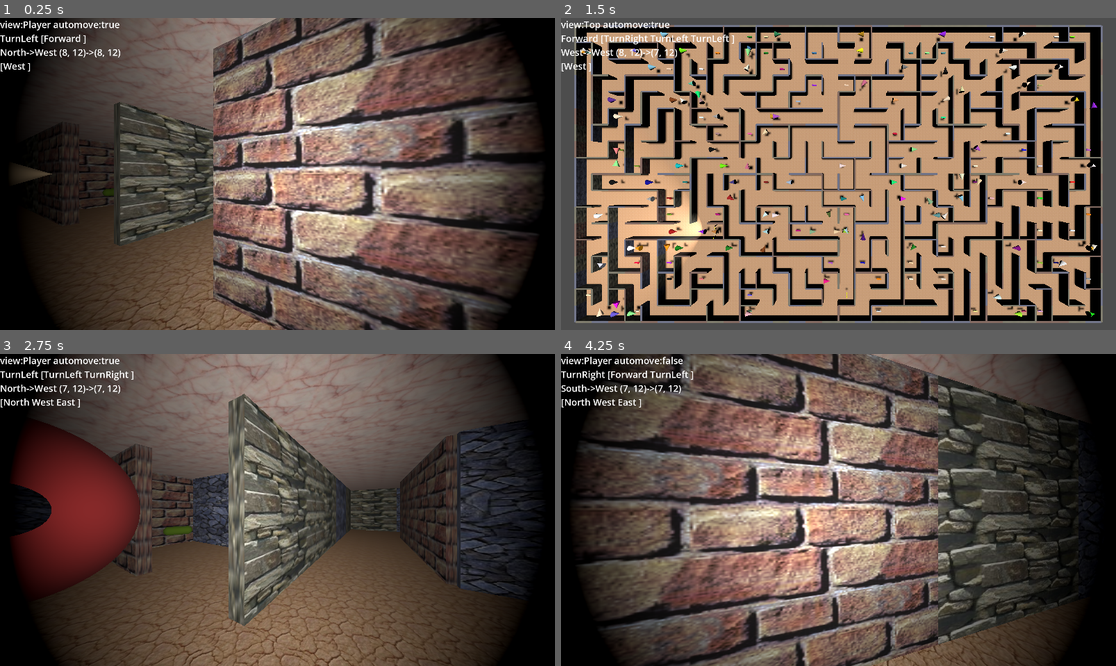
Above: before the commit, frames 1-4 (two rows, left to right).
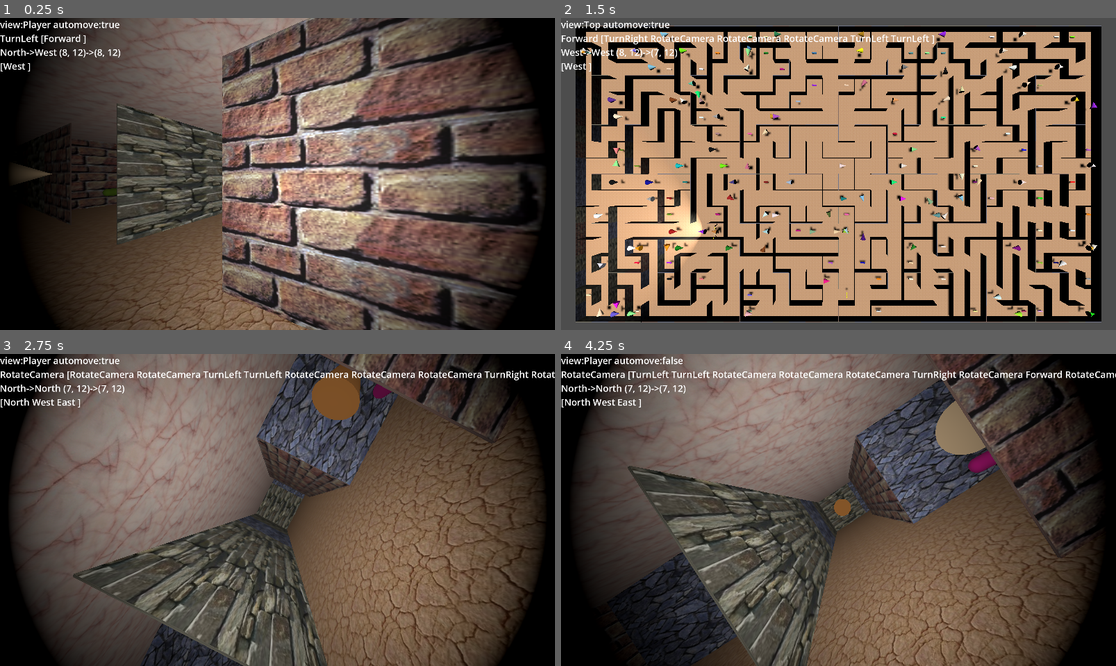
Above: after the commit, the same moments.

Repository: kasworld/gd4maze3d
Game: Godot game, scene res://main.tscn
Two runs of this game, one before a commit and one after it. Both use one fixed random seed, a clock stepped at 60 frames per second and the inputs below.
Inputs (mouse positions are in pixels of both pictures, inside the frame that each line leads up to):
- Up to frame 1 (0.25 s): no input
- Up to frame 2 (1.5 s): tap Enter at 0.5 s; move the mouse to (960, 158) at 0.52 s; hold Right 0.53-1.28 s; tap Space at 0.6, 0.77, 1.07 s; click (960, 158) at 0.67 s; move the mouse to (727, 189) at 1.27 s; hold Down from 1.28 s (still down); tap 1 at 1.35 s
- Up to frame 3 (2.75 s): tap Space at 1.52, 1.55, 1.82, 2.3 s; move the mouse to (333, 441) at 2.02 s; release Down at 2.03 s; hold Right from 2.03 s (still down); tap 2 at 2.1 s
- Up to frame 4 (4.25 s): move the mouse to (810, 572) at 2.77 s; release Right at 2.78 s; hold Up 2.78-3.53 s; tap 3 at 2.85 s; click (810, 572) at 2.92 s; tap Space at 3.02, 3.05, 3.32, 3.6, 3.77, 4.07 s; move the mouse to (1005, 556) at 3.52 s; hold Left from 3.53 s (still down)

The runs differ from the first frame. In frame 1, 33% of the frame differs, in the area x 9-98%, y 0-100%; in frame 2, 16%; in frame 3, 70%, in the area x 0-100%, y 0-100%; in frame 4, 65%.

Commit message:
add rotate camera

Diff:
--- a/character.gd
+++ b/character.gd
@@ -151,3 +151,6 @@
 		return lerp_angle(0, PI, dur)
 	else :
 		return lerp_angle(PI, 0, dur)
+
+func rotate_camera( rad :float)->void:
+	$Camera3D.rotation.z = rad
--- a/main.gd
+++ b/main.gd
@@ -77,6 +77,8 @@
 			player_list[0].act_queue.push_back(Character.Act.TurnLeft)
 		elif event.keycode == KEY_RIGHT:
 			player_list[0].act_queue.push_back(Character.Act.TurnRight)
+		elif event.keycode == KEY_SPACE:
+			player_list[0].act_queue.push_back(Character.Act.RotateCamera)
 
 		else:
 			pass
@@ -93,6 +95,8 @@
 			animate_forward_by_dur(pl, dur)
 		Character.Act.TurnLeft, Character.Act.TurnRight:
 			animate_turn_by_dur(pl, dur)
+		Character.Act.RotateCamera:
+			animate_rotate_camera_by_dur(pl,dur)
 
 # dur : 0 - 1 :second
 func animate_forward_by_dur(pl :Character, dur :float)->void:
@@ -101,3 +105,6 @@
 # dur : 0 - 1 :second
 func animate_turn_by_dur(pl :Character, dur :float)->void:
 	pl.rotation.y = pl.calc_animate_turn_by_dur(dur)
+
+func animate_rotate_camera_by_dur(pl :Character, dur :float)->void:
+	pl.rotate_camera(pl.calc_animate_camera_rotate(dur))
--- a/storey.gd
+++ b/storey.gd
@@ -116,7 +116,7 @@
 			mat.albedo_texture = wall_tex_bluestone
 		2:
 			mat.albedo_texture = wall_tex_greenstone
-	var w = new_box(Vector3(1,1,0.1), mat)
+	var w = new_box(Vector3(1,1,0.01), mat)
 	if face_x:
 		w.rotate_y(PI/2)
 		w.position = Vector3( x  , storey_h/2.0 , y as float +0.5)
